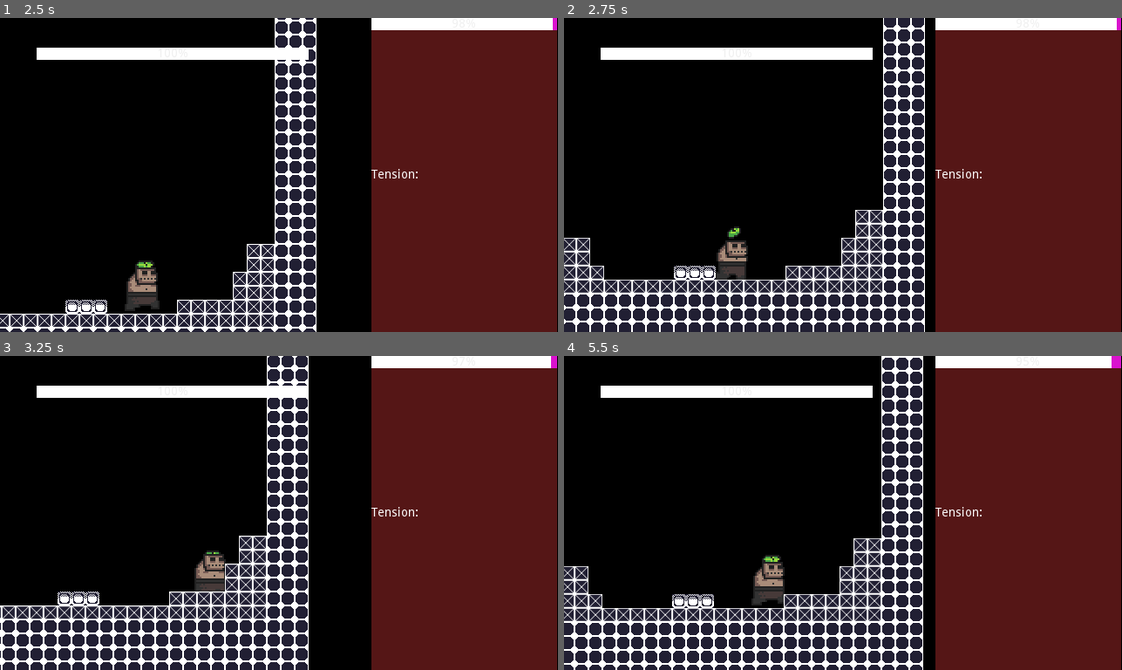
Above: before the commit, frames 1-4 (two rows, left to right).
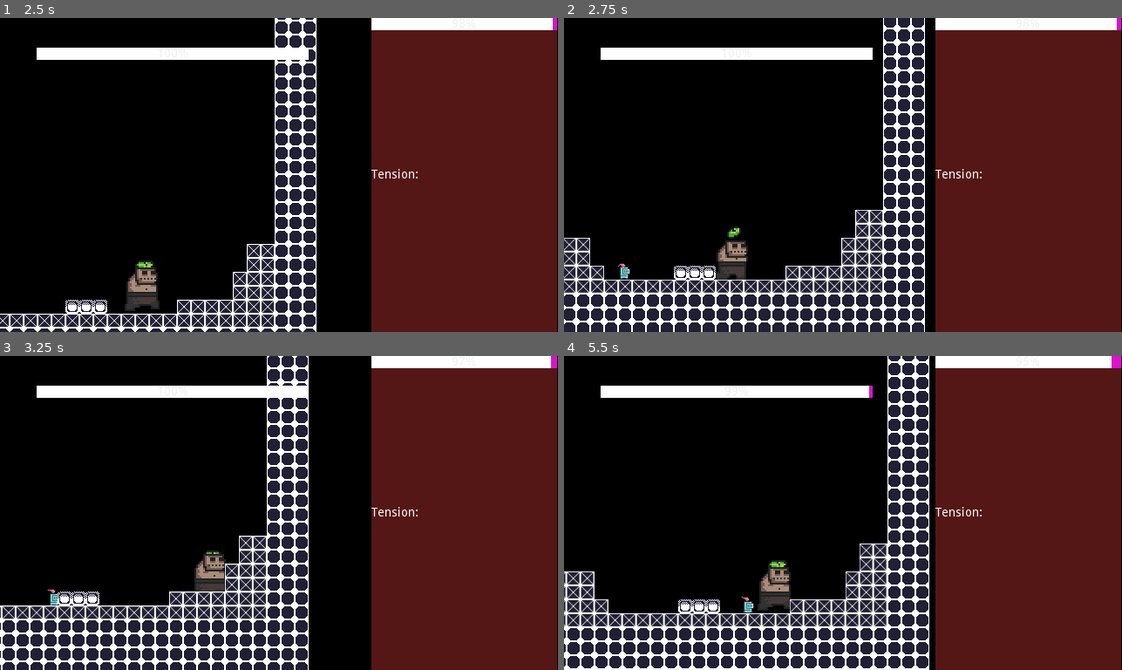
Above: after the commit, the same moments.

Repository: lemosvncs/youaretheboss
Game: Godot game, scene res://Source/Levels/WindowManager.tscn
Same seed, same stepped clock (60 frames per second), same inputs: the game is played once before the commit and once after it.
Inputs:
- Up to frame 1 (2.5 s): hold Right (ui_right) 0.53-2.03 s; tap Space (jump) at 0.6, 0.77, 1.07, 1.35, 1.52, 1.82, 2.1 s; hold Left (ui_left) from 2.03 s (still down)
- Up to frame 2 (2.75 s): keep holding Left (ui_left)
- Up to frame 3 (3.25 s): release Left (ui_left) at 2.78 s; hold Right (ui_right) from 2.78 s (still down); tap Space (jump) at 2.85, 3.02 s
- Up to frame 4 (5.5 s): tap Space (jump) at 3.32, 3.6, 3.77, 4.07, 4.35, 4.52, 4.82, 5.1 s; release Right (ui_right) at 4.28 s; hold Left (ui_left) 4.28-5.03 s; hold Right (ui_right) from 5.03 s (still down)

Frame 1 is identical in both runs. In frame 2, less than 0.1% of the frame differs, in the area x 9-12%, y 78-84%; in frame 3, less than 0.1%; in frame 4, 16%, in the area x 0-66%, y 0-100%.

Commit message:
correçõezinhas

Diff:
--- a/Source/Actors/Player.gd
+++ b/Source/Actors/Player.gd
@@ -2,6 +2,7 @@
 export var stomp_impulse: = 100.0
 # var direction : Vector2 = Vector2.ZERO
 
+signal player_position(player_position)
 #func _on_EnemyDetector_area_entered(area: Area2D) -> void:
 #	print("detected")
 #	_velocity = calculate_stomp_velocity(_velocity, stomp_impulse)
@@ -27,11 +28,15 @@
 	var output: = linear_velocity
 	output.x = speed.x * direction.x
 	# _velocity.y += gravity * delta
+
+	# Jump:
 	output.y += gravity * get_physics_process_delta_time()
-	if direction.y == -1.0:
+	if direction.y == -1.0: #Jump == true
 		output.y = speed.y * direction.y
 	if is_jump_interrupted:
 		output.y = 0.0
+
+	# Retur:
 	return output
 
 func calculate_stomp_velocity(linear_velocity: Vector2, impulse: float) -> Vector2:
@@ -49,3 +54,6 @@
 	#_velocity.y = max(_velocity.y, speed.y)
 	_velocity = calculate_move_velocity(_velocity, direction, speed, is_jump_interrupted)
 	_velocity = move_and_slide(_velocity, Vector2.UP)
+
+	# Emit position signal to main, so the enemy can acess it
+	emit_signal("player_position", position)
